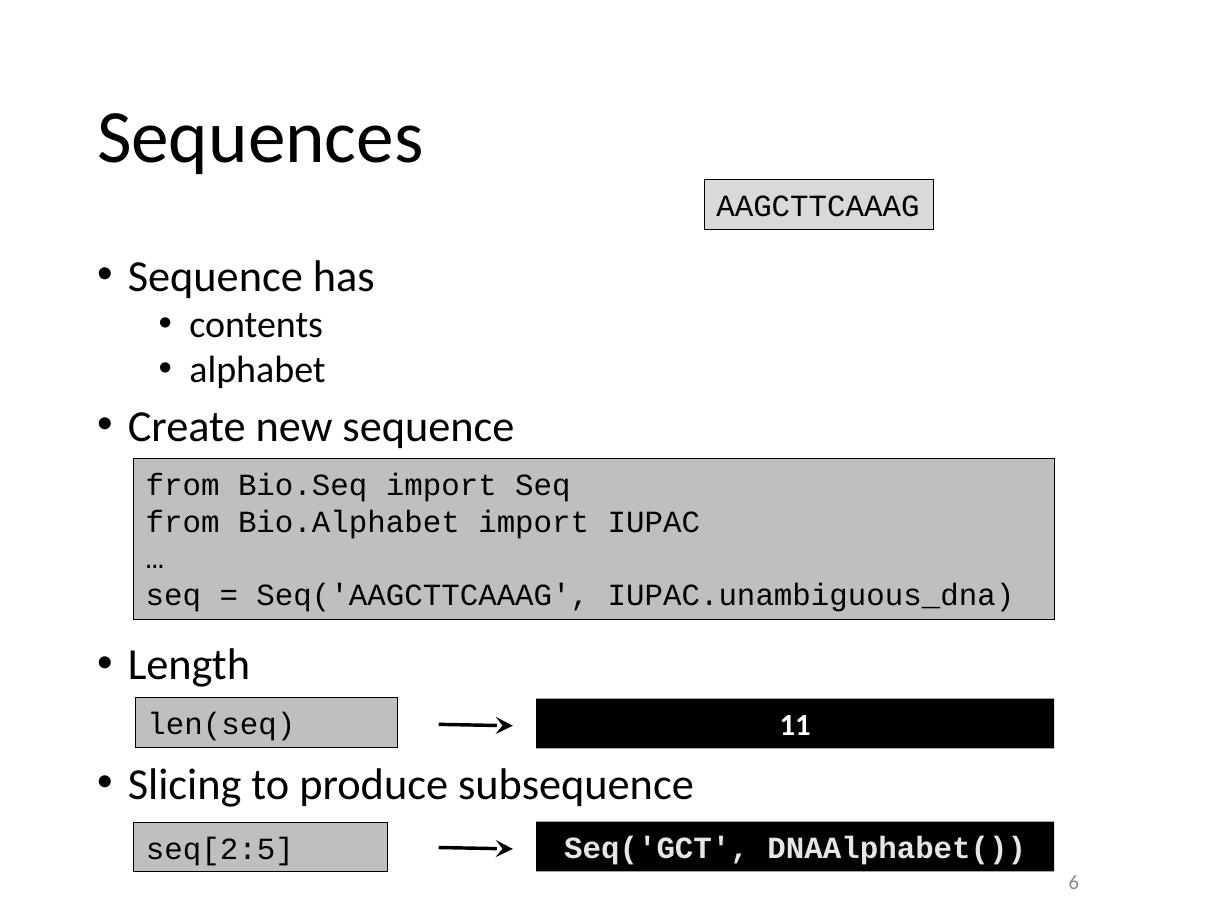
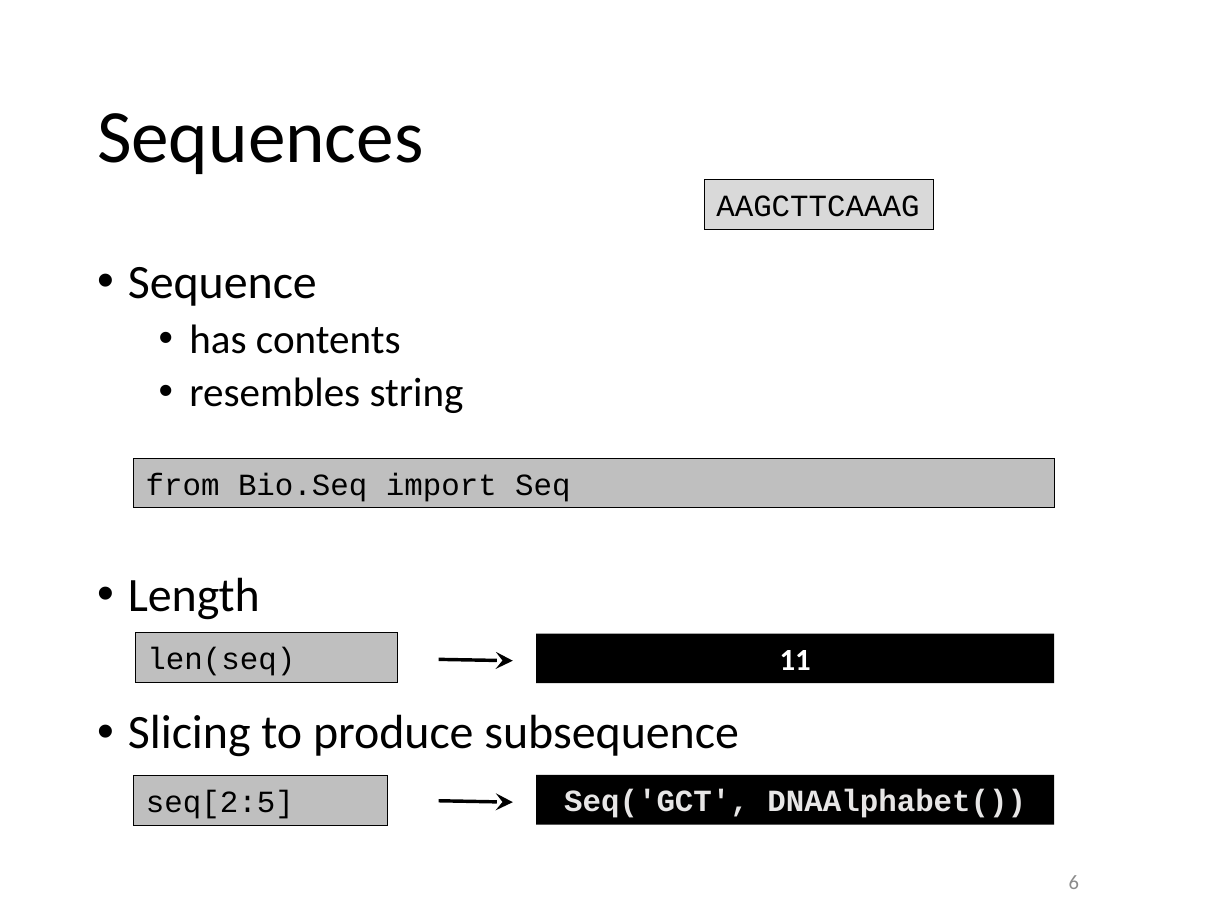
Before and after one commit to gjbex/training-material, a slide deck: slide 6 of Python/biopython.pptx. Drawn at 1232x924 pixels with LibreOffice and Linux fonts; fonts in the diff are those of the drawing. Boxes give left, top, right and bottom in pixels: in the first picture for what was removed or moved away, otherwise in the second. Text is boxed around its words. In the diff, an @@ line names an element or a change of style, - is before the commit and + after.

```diff
--- a/Python/biopython.pptx
+++ b/Python/biopython.pptx
@@ text at box(128, 267, 464, 413): text changed; size 25.9 to 24 pt @@
-• Sequence has
-  • contents
-  • alphabet
-• Create new sequence
+• Sequence
+  • has contents
+  • resembles string
@@ rectangle "from Bio.Seq import Seq": place and size @@
-rectangle "from Bio.Seq import Seq" at box(133, 458, 1053, 620)
+rectangle "from Bio.Seq import Seq" at box(133, 458, 1053, 508)
@@ text in rectangle at box(146, 509, 1015, 612): paragraphs removed @@
-from Bio.Alphabet import IUPAC
-…
-seq = Seq('AAGCTTCAAAG', IUPAC.unambiguous_dna)
@@ text at box(128, 577, 738, 757): size 25.9 to 28 pt in "Length", "Slicing to produce subsequence"; line spacing 0.8 to 0.9 @@
@@ 2 rectangles, 1 arrow: place and size @@
-2 rectangles, 1 arrow at box(136, 697, 1053, 748)
+2 rectangles, 1 arrow at box(136, 633, 1053, 683)
@@ 2 rectangles, 1 arrow: place and size @@
-2 rectangles, 1 arrow at box(134, 822, 1053, 871)
+2 rectangles, 1 arrow at box(134, 775, 1053, 824)
```
Also in this commit, not shown: 4 other slides changed.
